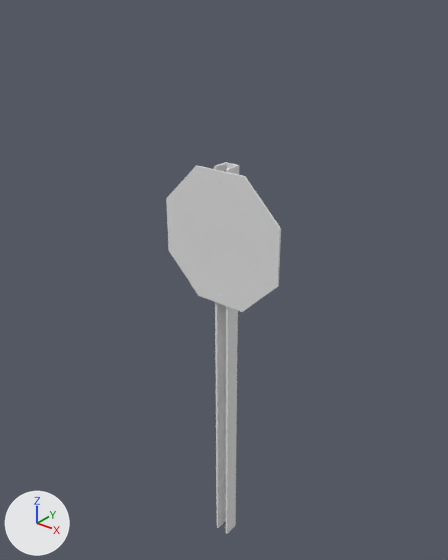
What one commit did to the Blender file models/road-signs/stop-sign_v1.blend.
Before and after are seen from a camera (50 mm lens) standing at (1.47, -1.85, 2.57) and looking at (-0.06, 0.06, 1.39). Lighting does not change. The marker at lower left points along +X, +Y and +Z.

Script lines for the objects in view, before the commit:
```python
me_plane = bpy.data.meshes.new('Plane')
me_plane.from_pydata(...)  # 360 vertices, 358 faces; spans x -0.29..0.29, y -0.05..0.03, z 0.0..1.92
me_plane.polygons.foreach_set('use_smooth', [True] * 358)
me_plane.materials.append(mat_atlas_colors)  # its picture is missing
ob_stop_sign = bpy.data.objects.new('stop-sign', me_plane)
ob_stop_sign.location = (0.0, 0.0, 0.0)
```
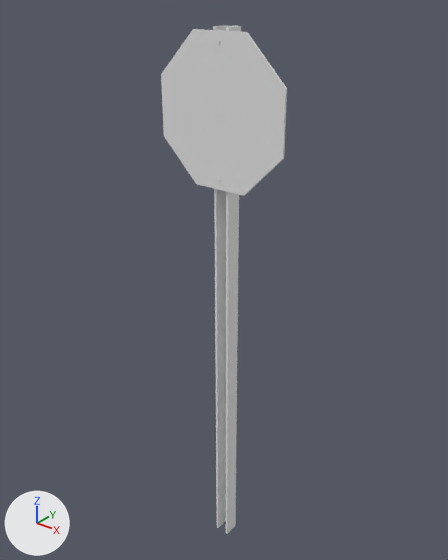
Commit message: stop sign

The edits, one by one:
me_plane is used by ob_stop_sign; location (0.0, 0.0, 0.0).
me_plane had 360 vertices, 358 faces and spanned x -0.29..0.29, y -0.05..0.03, z 0.0..1.92.
me_plane now has 405 vertices, 416 faces and spans x -0.29..0.29, y -0.05..0.04, z 0.0..2.42.
me_plane part 1: the loose piece of 34 vertices spanning x -0.29..0.29, y -0.05..-0.04, z 1.33..1.91 is moved by (0.0, 0.0, 0.5).
me_plane part 2: the loose piece of 8 vertices spanning x -0.11..-0.03, y -0.05, z 1.52..1.73 is moved by (-0.01, 0.0, 0.5).
me_plane part 3: a new loose piece of 133 vertices spanning x -0.25..-0.14, y -0.05, z 2.02..2.22, in mat_atlas_colors (its picture is missing).
me_plane part 4: a new loose piece of 111 vertices spanning x -0.01..0.11, y -0.05, z 2.02..2.23, in mat_atlas_colors (its picture is missing).
me_plane part 5: a new loose piece of 54 vertices spanning x 0.14..0.25, y -0.05, z 2.02..2.22, in mat_atlas_colors (its picture is missing).
me_plane part 6: the loose piece of 116 vertices spanning x -0.24..-0.14, y -0.05, z 1.52..1.72 is deleted.
me_plane part 7: the loose piece of 90 vertices spanning x 0.0..0.12, y -0.05, z 1.52..1.72 is deleted.
me_plane part 8: the loose piece of 50 vertices spanning x 0.15..0.25, y -0.05, z 1.52..1.73 is deleted.
Part 9, on me_plane:
25 vertices are removed from x -0.03..0.03, y -0.05..0.03, z 1.86..1.92.
36 faces are deleted.
1 vertex moves within x 0.0, y -0.05, z 1.87.
7 vertices are added at x -0.09..0.0, y -0.05..0.04, z 1.87..2.02.
14 new vertices lie (0.0, 0.0, 2.42) away from vertices in x -0.03..0.03, y -0.03..0.03, z 0.0.
6 new vertices lie (0.0, 0.09, 0.0) away from vertices in x -0.01..0.01, y -0.05, z 1.87..1.88.
44 new faces join them.

Boxes (x1, y1, x2, y2) around the edits, measured in the pictures (448 x 560 px; the box of a moved part takes in the faces that stretch with it):
'stop-sign', reshaped (9% wider, 37% taller): before (166, 162, 281, 534); after (161, 25, 287, 534)
part 1 of me_plane, moved or reshaped: before (166, 166, 281, 312); after (161, 29, 287, 196)
part 2 of me_plane, moved or reshaped: before (198, 211, 214, 259); after (193, 83, 213, 139)
part 3 of me_plane, added: after (170, 80, 191, 135)
part 4 of me_plane, added: after (217, 86, 242, 144)
part 5 of me_plane, added: after (249, 90, 276, 148)
part 6 of me_plane, deleted: before (174, 206, 193, 252)
part 7 of me_plane, deleted: before (220, 218, 243, 268)
part 8 of me_plane, deleted: before (248, 225, 270, 274)
part 9 of me_plane, moved or reshaped: before (214, 162, 239, 534); after (213, 25, 241, 534)
